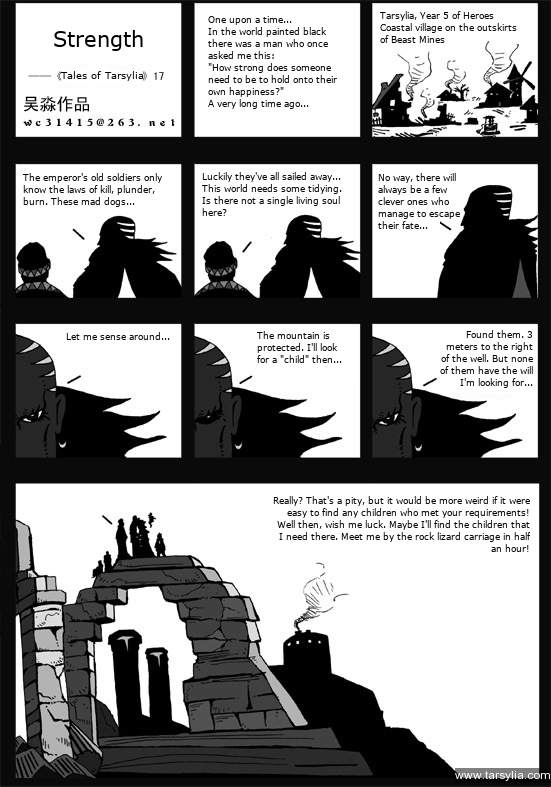
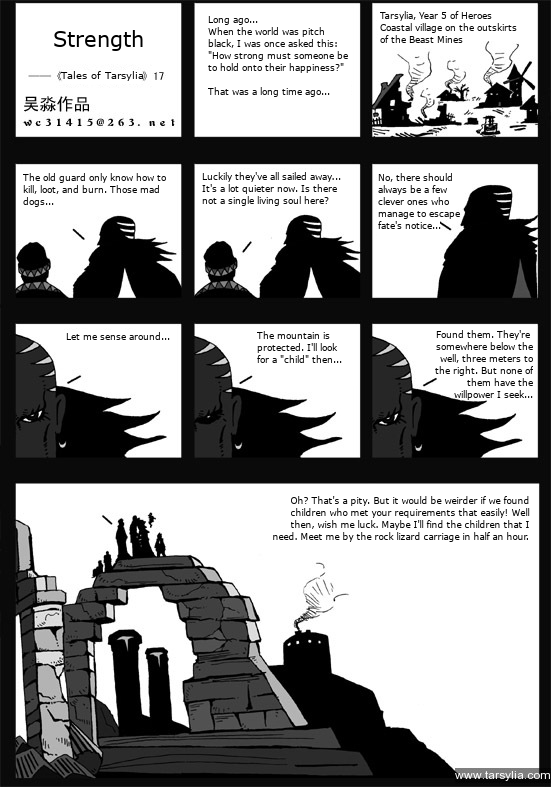
Revision of a layered w=551, h=787 image; what changed, layer by layer:
renamed "One upon a time... ..." to "Long ago... ...", painted on it over (208, 16, 348, 109)
painted on "Tarsylia, Year 5 of Heroes ..." over (385, 11, 494, 43)
renamed "The emperor's old soldiers onl..." to "The old guard only know how to...", painted on it over (23, 173, 166, 207)
renamed "No way, there will always be a..." to "No, there should always be a f...", painted on it over (378, 173, 456, 229)
painted on "Luckily they've all sailed awa..." over (202, 178, 342, 216)
renamed "Found them. 3 meters to the ri..." to "Found them. They're somewhere...", painted on it over (435, 330, 533, 400)
renamed "Really? That's a pity, but it ..." to "Oh? That's a pity. But it woul...", painted on it over (273, 496, 530, 552)
